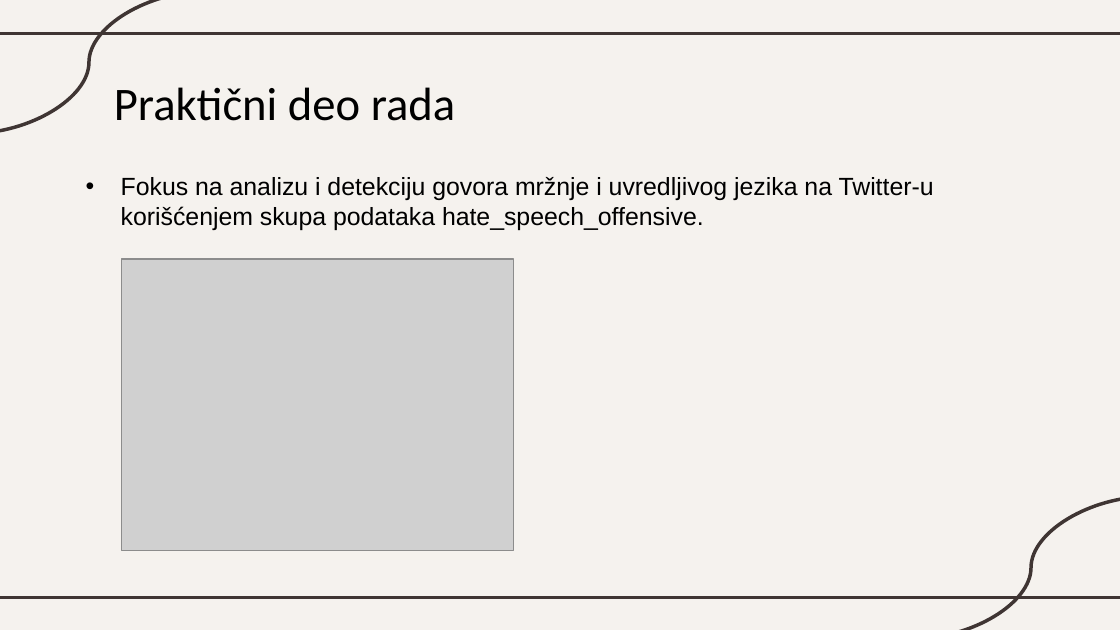
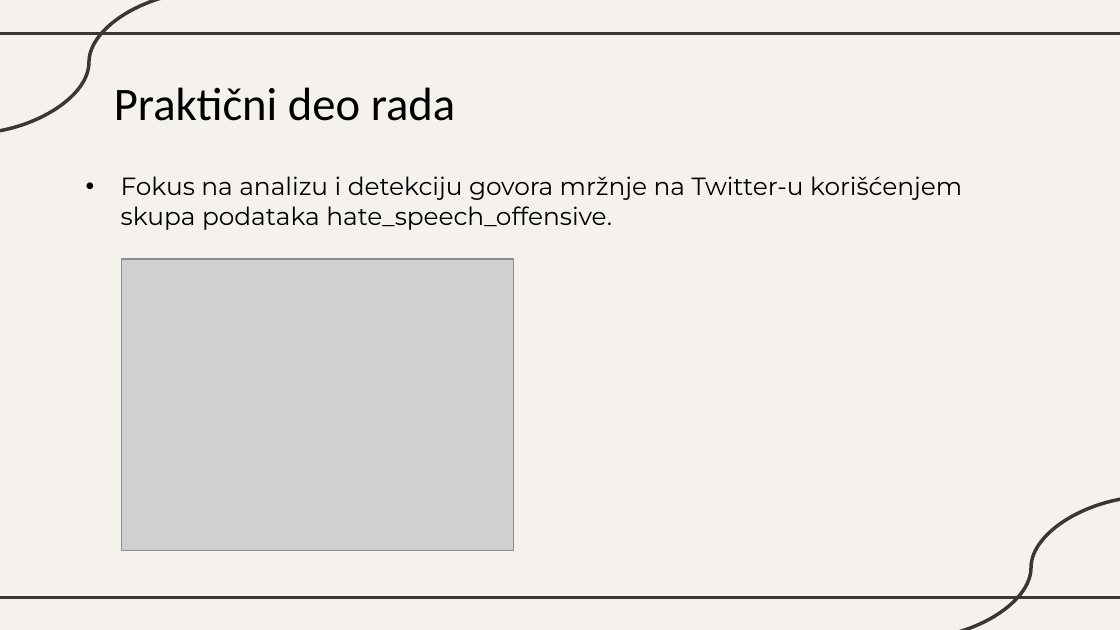
Before and after one commit to katarinaast/Text-data-augmentation, a slide deck: slide 26 of Augmentacija_PDF.pptx. Drawn at 1120x630 pixels with LibreOffice and Linux fonts; fonts in the diff are those of the drawing; grey boxes stand for pictures. Boxes give left, top, right and bottom in pixels: in the first picture for what was removed or moved away, otherwise in the second. Text is boxed around its words. In the diff, an @@ line names an element or a change of style, - is before the commit and + after.

```diff
--- a/Augmentacija_PDF.pptx
+++ b/Augmentacija_PDF.pptx
@@ text at (121,176,962,230): text changed; font Arial to Montserrat @@
-• Fokus na analizu i detekciju govora mržnje i uvredljivog jezika na Twitter-u korišćenjem skupa podataka hate_speech_offensive.
+• Fokus na analizu i detekciju govora mržnje na Twitter-u korišćenjem skupa podataka hate_speech_offensive.
```
Also in this commit, not shown: 21 other slides changed, 1 other file.
